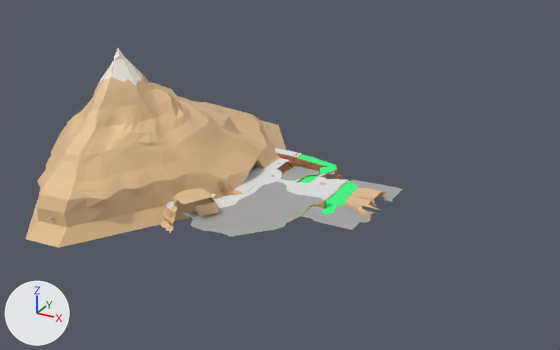
Before and after pictures for a commit that changed the Blender file TresFabulasGeniales/Assets/Modelos/Entorno/segundaHistoria/escena2/montaña 1.blend.
One viewpoint serves both versions: a camera (50 mm lens) standing at (833.0, -966.0, 335.0) and looking at (234.0, 123.0, -210.0). Every picture has the same lights, and +X, +Y and +Z are marked at lower left.
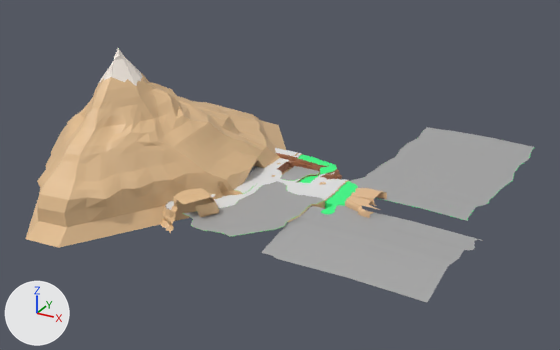
What changed in the scene script:
```text
Change me_cylinder:
    used by ob_cylinder; location = (0.0, 0.0, 0.0)
    remove me_cylinder.from_pydata(...)  # 14893 vertices, 14206 faces; spans x -232.0..447.0, y -208.0..416.0, z -252.0..16.0
    add me_cylinder.from_pydata(...)  # 15222 vertices, 14549 faces; spans x -232.0..606.0, y -208.0..494.0, z -252.0..16.0
    me_cylinder part 1: 28 vertices moved from x 287.0..438.0, y 131.0..207.0, z -217.0..-214.0 to x 287.0..483.0, y 131.0..207.0, z -217.0..-214.0; 43 vertices removed from x 236.0..441.0, y 2.0..218.0, z -231.0..-214.0; 394 vertices added at x 146.0..606.0, y -111.0..494.0, z -231.0..-208.0
```

Changed parts and their boxes (x1, y1, x2, y2) in the pictures (560 x 350 px):
'Cylinder', reshaped
    before: (25, 48, 402, 248)
    after: (25, 48, 534, 302)
part 1 of me_cylinder, built on
    before: (316, 166, 402, 230)
    after: (261, 127, 534, 302)
